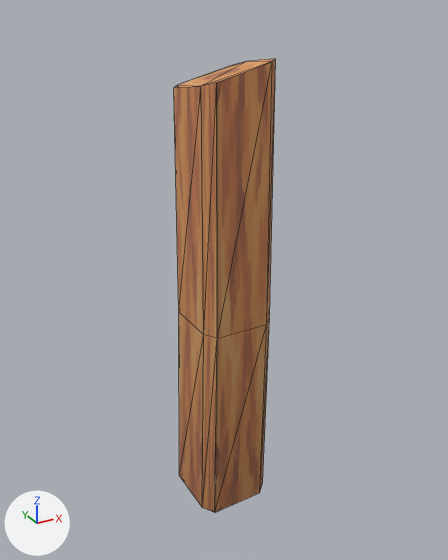
An edit to the glTF model public/worldart/assets/fence_w_post.glb, drawn before and after from the same camera.
Rendered twice from a 50 mm camera at (-0.695, -1.283, 1.189) aimed at (0.012, 0.003, 0.546). The lights are fixed; the arrows at lower left show +X, +Y and +Z. The first picture is the older version. Mesh edges are drawn as thin lines. Vertices at exactly the same position are counted once.

Objects in the first picture: 'fence_w_post'.
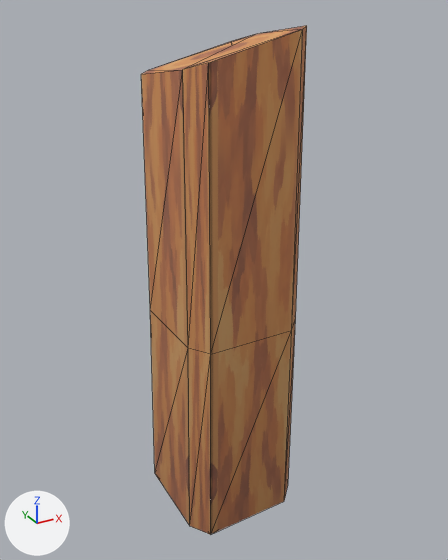
The change, as a diff of the scene's bpy script:
```diff
--- a/public/worldart/assets/fence_w_post.glb.py
+++ b/public/worldart/assets/fence_w_post.glb.py
@@ me_fence_w_post @@
-me_fence_w_post.from_pydata(...)  # 24 vertices, 44 faces; spans x -0.101..0.111, y -0.107..0.103, z -0.1..1.085
-me_fence_w_post.vertices[0].co = (-0.078, -0.107, -0.1)  # pixel (214, 512)
-me_fence_w_post.vertices[1].co = (0.072, -0.103, -0.1)  # pixel (259, 492)
-me_fence_w_post.vertices[2].co = (0.102, -0.072, -0.1)  # pixel (262, 482)
-me_fence_w_post.vertices[3].co = (0.107, 0.074, -0.1)
-me_fence_w_post.vertices[4].co = (0.075, 0.103, -0.1)
-me_fence_w_post.vertices[5].co = (-0.079, 0.101, -0.1)
-me_fence_w_post.vertices[6].co = (-0.101, 0.076, -0.1)  # pixel (179, 475)
-me_fence_w_post.vertices[7].co = (-0.1, -0.074, -0.1)  # pixel (202, 507)
-me_fence_w_post.vertices[8].co = (-0.067, -0.107, 0.45)  # pixel (217, 338)
-me_fence_w_post.vertices[9].co = (0.078, -0.103, 0.45)  # pixel (266, 324)
-me_fence_w_post.vertices[10].co = (0.106, -0.073, 0.45)  # pixel (269, 317)
-me_fence_w_post.vertices[11].co = (0.111, 0.067, 0.45)
-me_fence_w_post.vertices[12].co = (0.08, 0.095, 0.45)
-me_fence_w_post.vertices[13].co = (-0.068, 0.093, 0.45)
-me_fence_w_post.vertices[14].co = (-0.089, 0.069, 0.45)  # pixel (178, 311)
-me_fence_w_post.vertices[15].co = (-0.088, -0.075, 0.45)  # pixel (203, 334)
-me_fence_w_post.vertices[16].co = (-0.06, -0.096, 1.046)  # pixel (216, 82)
-me_fence_w_post.vertices[17].co = (0.079, -0.092, 1.082)  # pixel (272, 61)
-me_fence_w_post.vertices[18].co = (0.106, -0.063, 1.085)  # pixel (275, 58)
-me_fence_w_post.vertices[19].co = (0.111, 0.071, 1.07)  # pixel (246, 61)
-me_fence_w_post.vertices[20].co = (0.081, 0.098, 1.059)  # pixel (230, 65)
-me_fence_w_post.vertices[21].co = (-0.06, 0.096, 1.023)  # pixel (177, 84)
-me_fence_w_post.vertices[22].co = (-0.081, 0.073, 1.02)  # pixel (173, 87)
-me_fence_w_post.vertices[23].co = (-0.08, -0.066, 1.037)  # pixel (201, 86)
+me_fence_w_post.from_pydata(...)  # 24 vertices, 44 faces; spans x -0.162..0.172, y -0.172..0.165, z -0.1..1.153
+# me_fence_w_post part 1
+me_fence_w_post.vertices[0].co = (-0.125, -0.172, -0.1)  # pixel (210, 534)
+me_fence_w_post.vertices[1].co = (0.116, -0.165, -0.1)  # pixel (284, 501)
+me_fence_w_post.vertices[2].co = (0.163, -0.115, -0.1)  # pixel (288, 484)
+me_fence_w_post.vertices[3].co = (0.172, 0.118, -0.1)
+me_fence_w_post.vertices[4].co = (0.12, 0.165, -0.1)
+me_fence_w_post.vertices[5].co = (-0.126, 0.161, -0.1)
+me_fence_w_post.vertices[6].co = (-0.162, 0.121, -0.1)  # pixel (154, 473)
+me_fence_w_post.vertices[7].co = (-0.16, -0.119, -0.1)  # pixel (189, 526)
+me_fence_w_post.vertices[8].co = (-0.116, -0.167, 0.45)  # pixel (210, 354)
+me_fence_w_post.vertices[9].co = (0.115, -0.16, 0.45)  # pixel (291, 330)
+me_fence_w_post.vertices[10].co = (0.16, -0.112, 0.45)  # pixel (295, 318)
+me_fence_w_post.vertices[11].co = (0.169, 0.111, 0.45)
+me_fence_w_post.vertices[12].co = (0.12, 0.156, 0.45)
+me_fence_w_post.vertices[13].co = (-0.117, 0.153, 0.45)
+me_fence_w_post.vertices[14].co = (-0.151, 0.114, 0.45)  # pixel (150, 310)
+me_fence_w_post.vertices[15].co = (-0.15, -0.116, 0.45)  # pixel (188, 348)
+me_fence_w_post.vertices[16].co = (-0.109, -0.157, 1.09)  # pixel (208, 62)
+me_fence_w_post.vertices[17].co = (0.113, -0.15, 1.147)  # pixel (302, 29)
+me_fence_w_post.vertices[18].co = (0.156, -0.105, 1.153)  # pixel (306, 25)
+me_fence_w_post.vertices[19].co = (0.165, 0.11, 1.13)  # pixel (257, 33)
+me_fence_w_post.vertices[20].co = (0.117, 0.154, 1.112)  # pixel (231, 41)
+me_fence_w_post.vertices[21].co = (-0.11, 0.15, 1.053)  # pixel (148, 70)
+me_fence_w_post.vertices[22].co = (-0.143, 0.113, 1.049)  # pixel (141, 74)
+me_fence_w_post.vertices[23].co = (-0.142, -0.108, 1.076)  # pixel (182, 69)
 me_fence_w_post.materials.append(mat_fence_w)
```

Boxes [x1, y1, x2, y2] around the edits, measured in the pictures (448 x 560 px):
'fence_w_post', reshaped (62% wider, 12% taller): before [174, 59, 276, 512]; after [141, 26, 307, 534]
